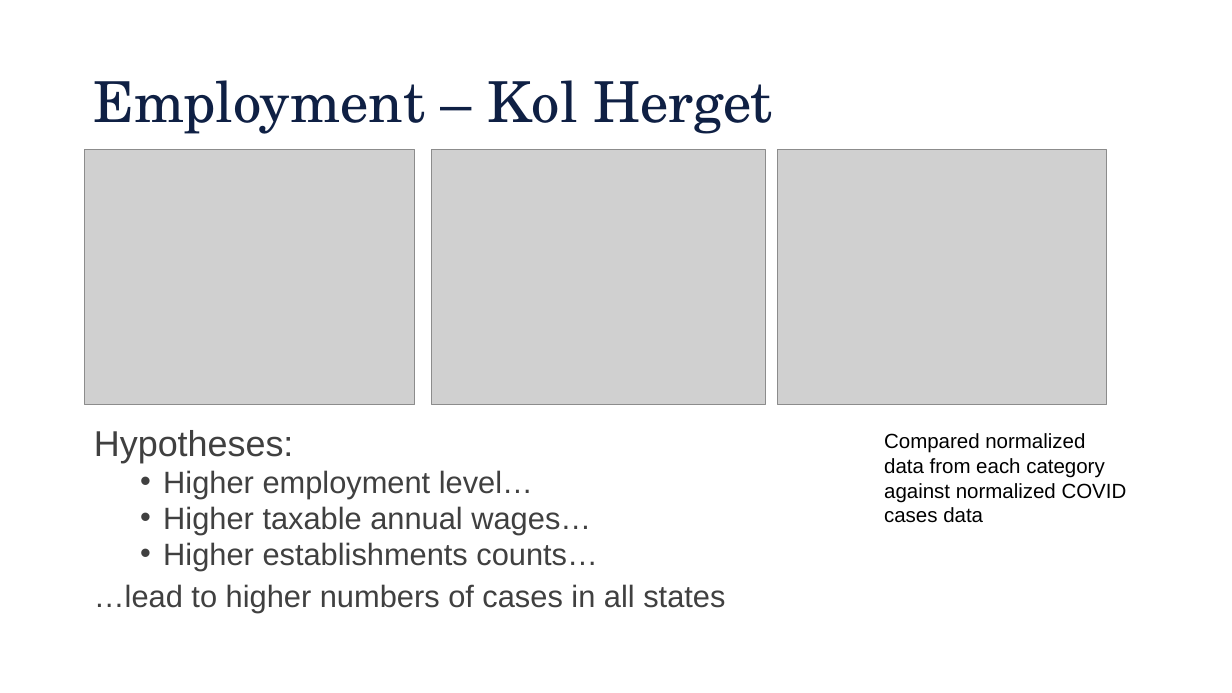
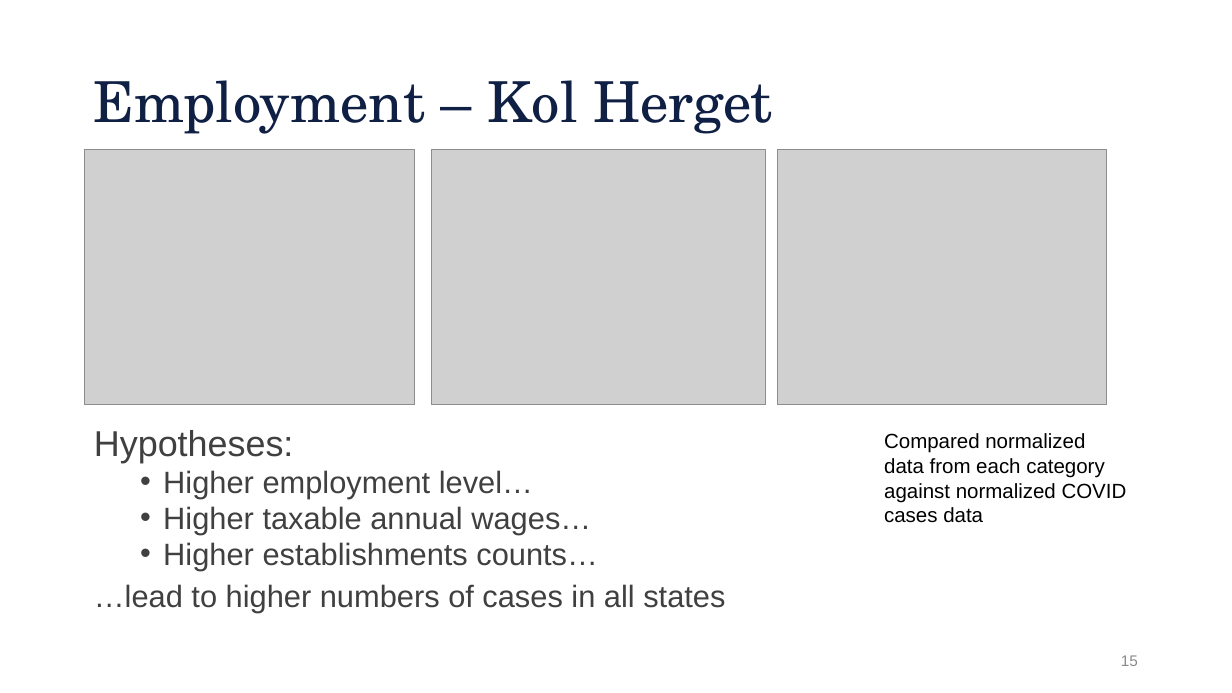
Before and after one commit to aiwayemi/Group-1, a slide deck: slide 15 of ProjPresentation.pptx (slide 5 before the commit). Drawn at 1232x693 pixels with LibreOffice and Linux fonts; fonts in the diff are those of the drawing; grey boxes stand for pictures; background and template pictures are left out. Boxes give left, top, right and bottom in pixels: in the first picture for what was removed or moved away, otherwise in the second. Text is boxed around its words. In the diff, an @@ line names an element or a change of style, - is before the commit and + after.

```diff
--- a/ProjPresentation.pptx
+++ b/ProjPresentation.pptx
@@ page number added at [1121,655,1138,666], 12 pt, text #8C8C8C @@
+15
```
Also in this commit, not shown: 9 other slides changed, 10 slides added.
